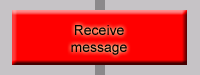
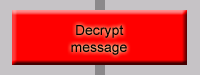
Revision of a layered w=200, h=75 image; what changed, layer by layer:
renamed "Receive message" to "Decrypt message", painted on it over 71, 25, 127, 42
